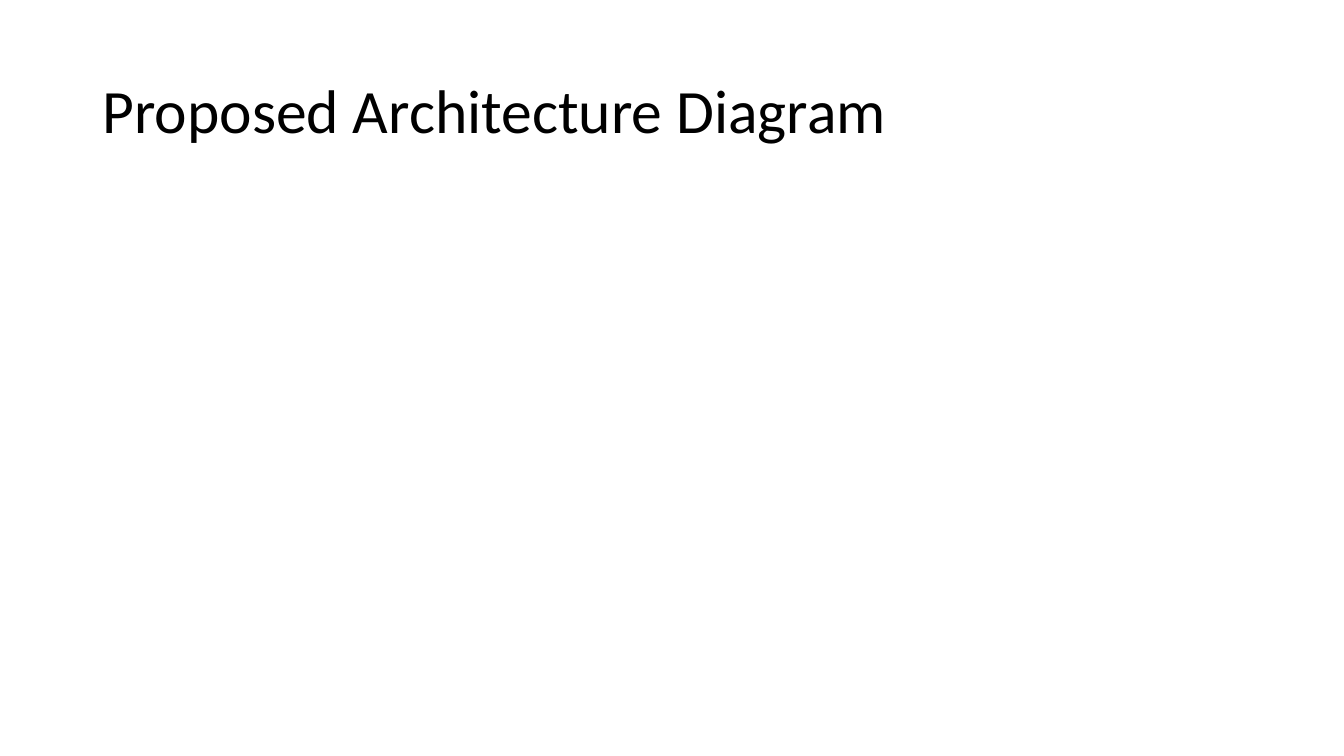
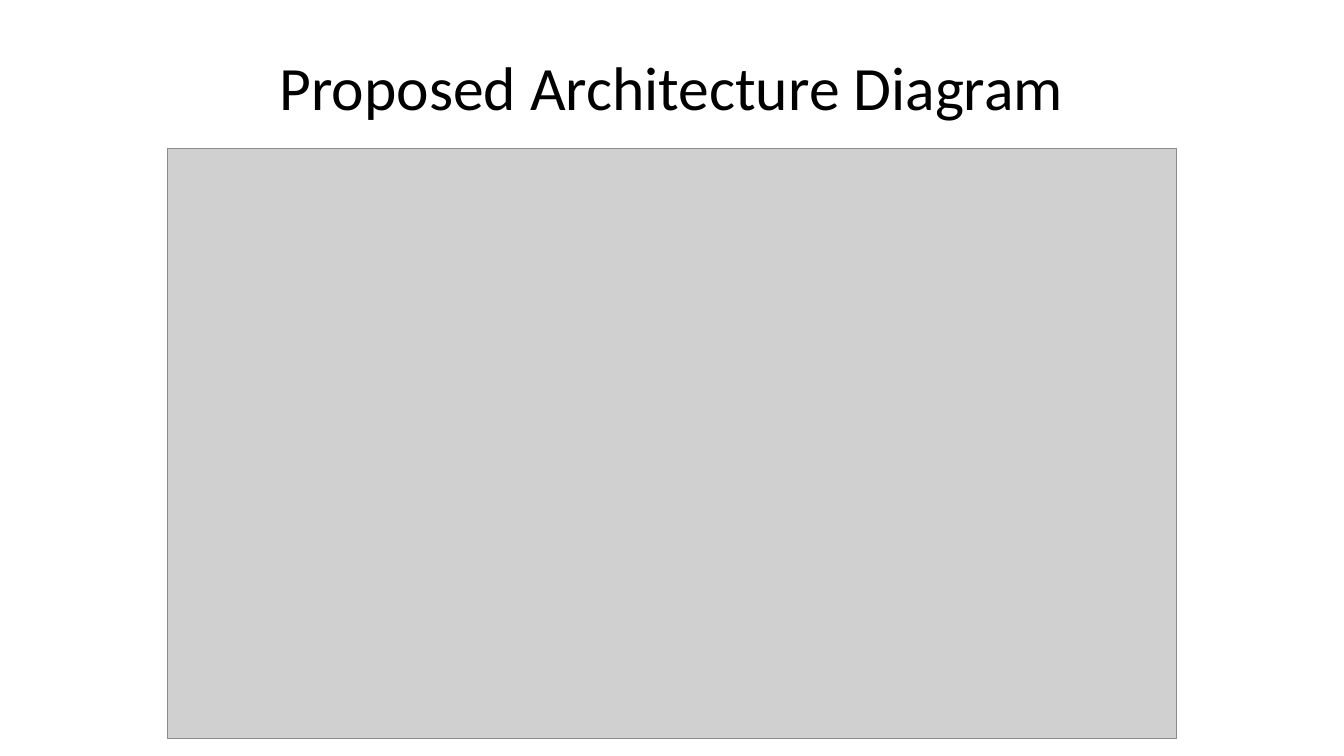
Before and after one commit to WilliamCareySemiColon/college_y3, a slide deck: slide 12 of Cloud_Computing/Labs/Assignment/part 2/Cloud-Computing-Assignment-2.pptx. Drawn at 1344x756 pixels with LibreOffice and Linux fonts; fonts in the diff are those of the drawing; grey boxes stand for pictures. Boxes give left, top, right and bottom in pixels: in the first picture for what was removed or moved away, otherwise in the second. Text is boxed around its words. In the diff, an @@ line names an element or a change of style, - is before the commit and + after.

```diff
--- a/Cloud_Computing/Labs/Assignment/part 2/Cloud-Computing-Assignment-2.pptx
+++ b/Cloud_Computing/Labs/Assignment/part 2/Cloud-Computing-Assignment-2.pptx
@@ title "Proposed Architecture Diagram" moved from (x1=102, y1=90, x2=885, y2=144) to (x1=280, y1=67, x2=1063, y2=121) @@
@@ title "Proposed Architecture Diagram" at (x1=280, y1=67, x2=1063, y2=121): alignment left to centre @@
@@ picture added at (x1=167, y1=148, x2=1177, y2=738) @@
```
Also in this commit, not shown: 1 other slide changed, 8 other files.
